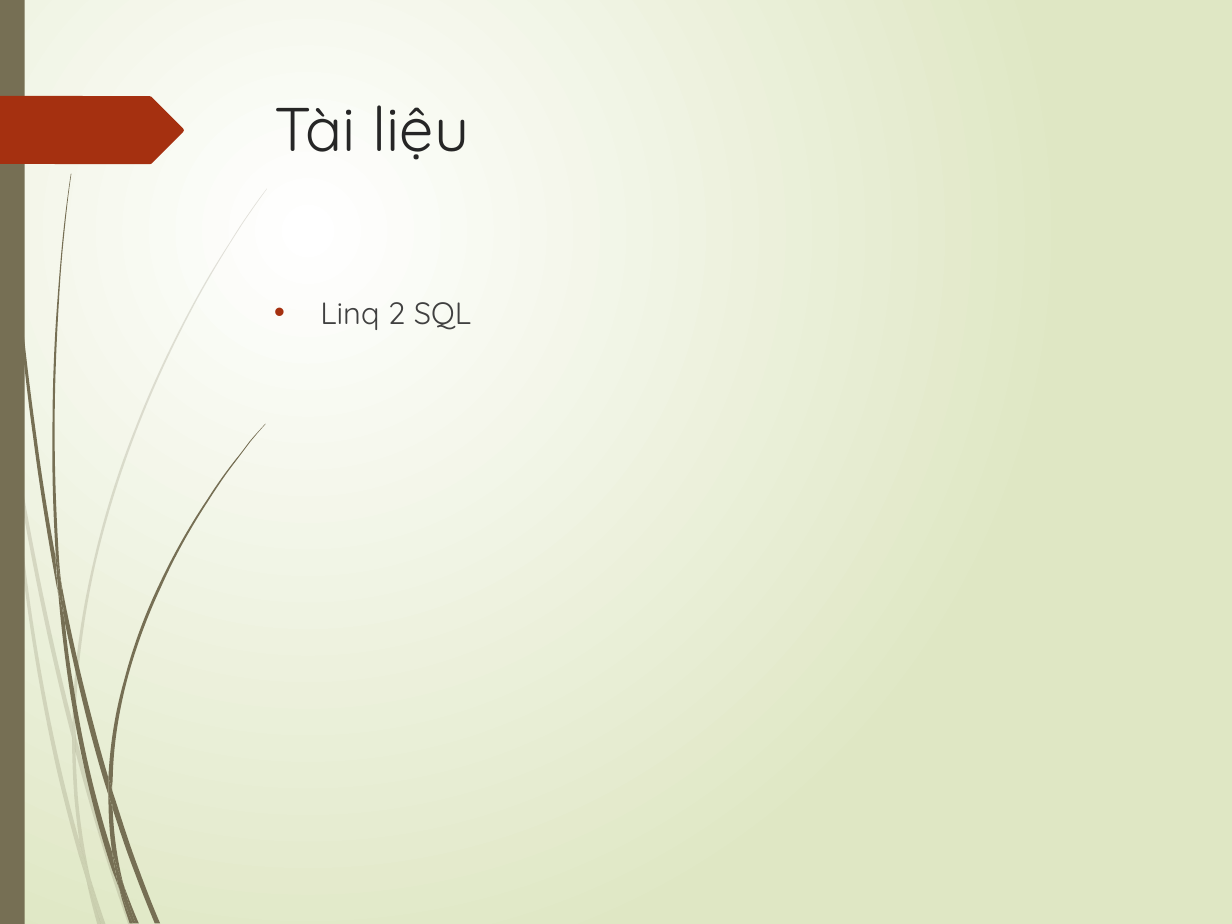
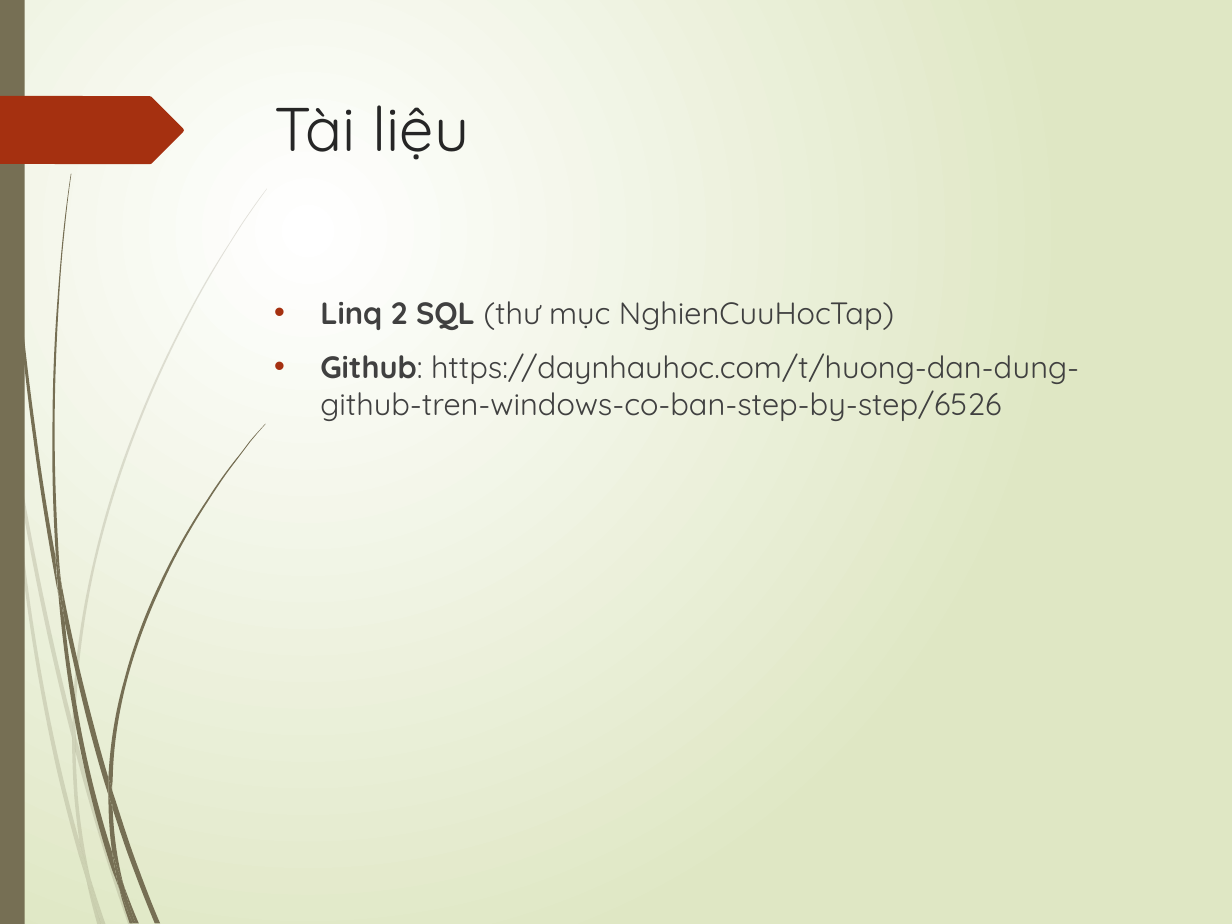
Before and after one commit to nhinnt/BHXH-All-In-One, a slide deck: slide 6 of documents/Architect.pptx. Drawn at 1232x924 pixels with LibreOffice and Linux fonts; fonts in the diff are those of the drawing. Boxes give left, top, right and bottom in pixels: in the first picture for what was removed or moved away, otherwise in the second. Text is boxed around its words. In the diff, an @@ line names an element or a change of style, - is before the commit and + after.

```diff
--- a/documents/Architect.pptx
+++ b/documents/Architect.pptx
@@ text at bbox=[320, 301, 1079, 421]: text changed @@
-• Linq 2 SQL
+• Linq 2 SQL (thư mục NghienCuuHocTap)
+• Github: https://daynhauhoc.com/t/huong-dan-dung-github-tren-windows-co-ban-step-by-step/6526
```
Also in this commit, not shown: 2 other slides changed, 5 slides added, 1 slide removed, 19 other files.
